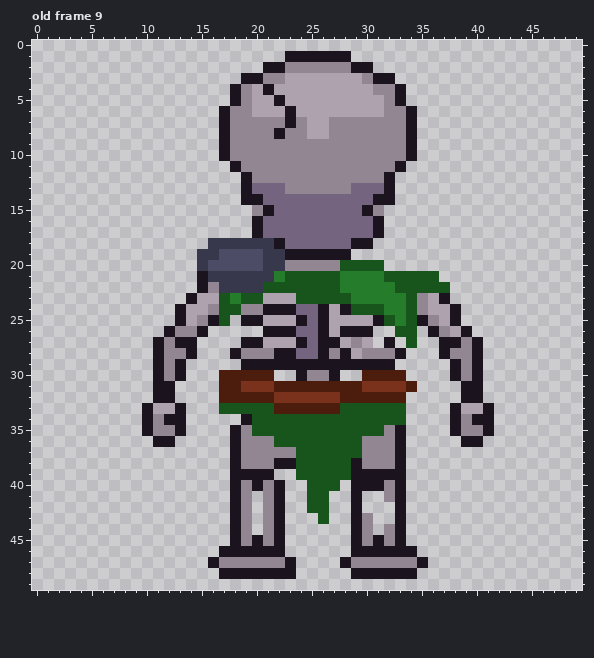
Animated GIF sprite -- reference/skeleton.gif. That is the earlier state.
The file is 50x50 pixels, 13 frames. Shown: old frame 9. The commit also changed other frames, which this record leaves out.
After:
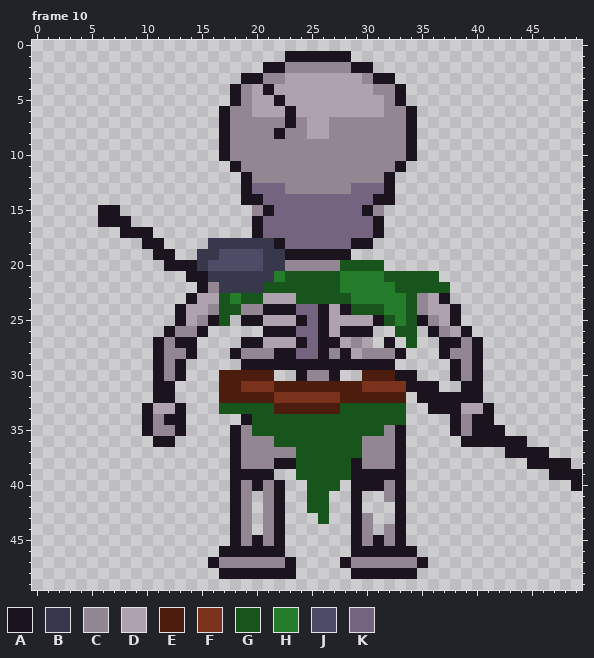
Palette (. is transparent): A #1b141e  B #38384c  C #918692  D #ada2ae  E #4c1c0d  F #7a321c  G #18551d  H #257d2c  J #4c4c67  K #74647f
A new or re-ordered frame is compared with the old frame closest to it.
What changed:
frames 13 -> 16
Changed rows in their new state; - is an unchanged pixel.
Frame 10 is new; against old frame 9:
first column x 6:
15 AA-------
16 AAA------
17 --AAA----
18 ----AA---
19 -----AA--
20 ------AAA
21 --------A
first column x 33:
30 AA---------------
31 -AAA-------------
32 --AAAA-----------
33 ---AA------------
35 -------A-A-------
36 --------AAAA-----
37 ----------AAAA---
38 ------------AAAA-
39 --------------AAA
40 ----------------A
